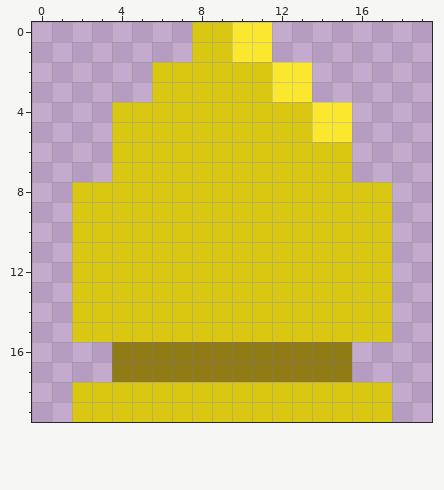
Pixel-art sprite: sprites/Arma/bala.png. The picture above is the old version.
The file is 20x20 pixels. Colours within 5 levels of each other are drawn and written as one.
And afterwards:
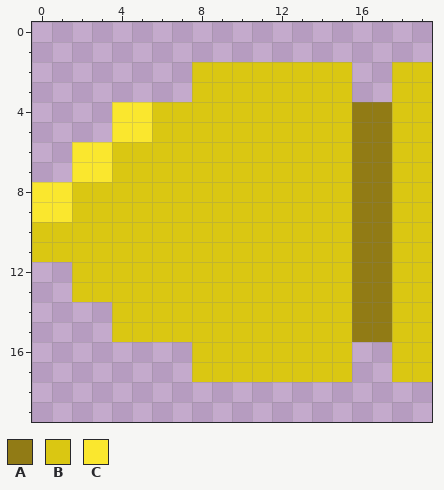
Palette (. is transparent): A #917b15  B #dac712  C #fae72e
Difference:
@@ x 0..19 @@
- 0 ........BBCC........
- 1 ........BBCC........
- 2 ......BBBBBBCC......
- 3 ......BBBBBBCC......
- 4 ....BBBBBBBBBBCC....
- 5 ....BBBBBBBBBBCC....
- 6 ....BBBBBBBBBBBB....
- 7 ....BBBBBBBBBBBB....
- 8 ..BBBBBBBBBBBBBBBB..
- 9 ..BBBBBBBBBBBBBBBB..
-10 ..BBBBBBBBBBBBBBBB..
-11 ..BBBBBBBBBBBBBBBB..
-12 ..BBBBBBBBBBBBBBBB..
-13 ..BBBBBBBBBBBBBBBB..
-14 ..BBBBBBBBBBBBBBBB..
-15 ..BBBBBBBBBBBBBBBB..
-16 ....AAAAAAAAAAAA....
-17 ....AAAAAAAAAAAA....
-18 ..BBBBBBBBBBBBBBBB..
-19 ..BBBBBBBBBBBBBBBB..
+ 0 ....................
+ 1 ....................
+ 2 ........BBBBBBBB..BB
+ 3 ........BBBBBBBB..BB
+ 4 ....CCBBBBBBBBBBAABB
+ 5 ....CCBBBBBBBBBBAABB
+ 6 ..CCBBBBBBBBBBBBAABB
+ 7 ..CCBBBBBBBBBBBBAABB
+ 8 CCBBBBBBBBBBBBBBAABB
+ 9 CCBBBBBBBBBBBBBBAABB
+10 BBBBBBBBBBBBBBBBAABB
+11 BBBBBBBBBBBBBBBBAABB
+12 ..BBBBBBBBBBBBBBAABB
+13 ..BBBBBBBBBBBBBBAABB
+14 ....BBBBBBBBBBBBAABB
+15 ....BBBBBBBBBBBBAABB
+16 ........BBBBBBBB..BB
+17 ........BBBBBBBB..BB
+18 ....................
+19 ....................
Pixel boxes of the changes (left, top, right, bottom) in both pictures:
changed: (32, 22, 432, 422)
